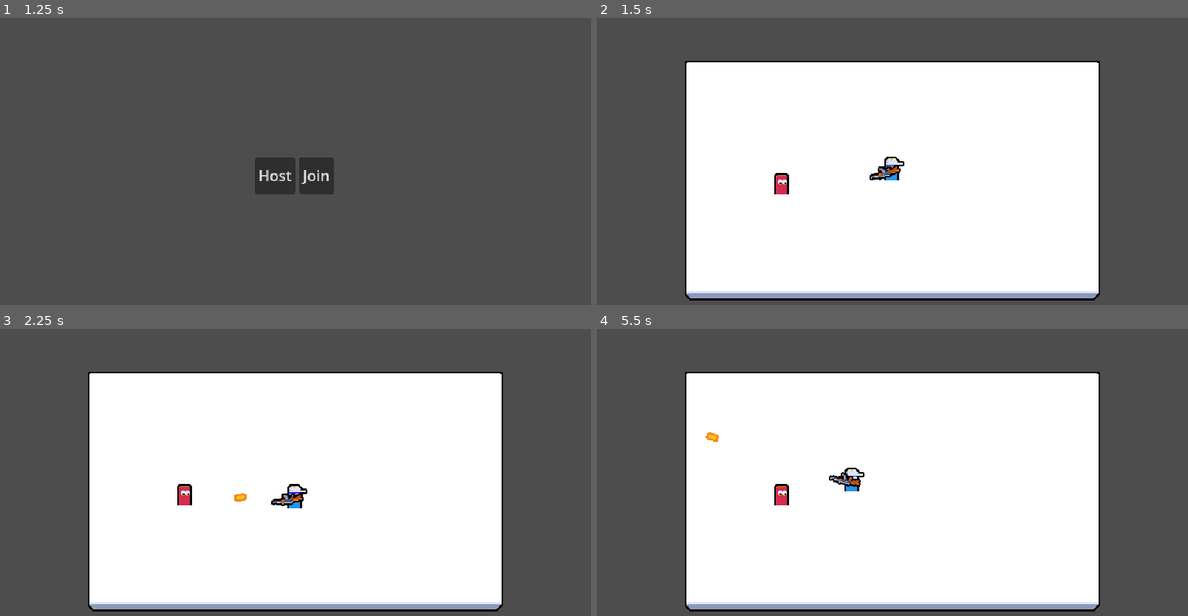
Above: before the commit, frames 1-4 (two rows, left to right).
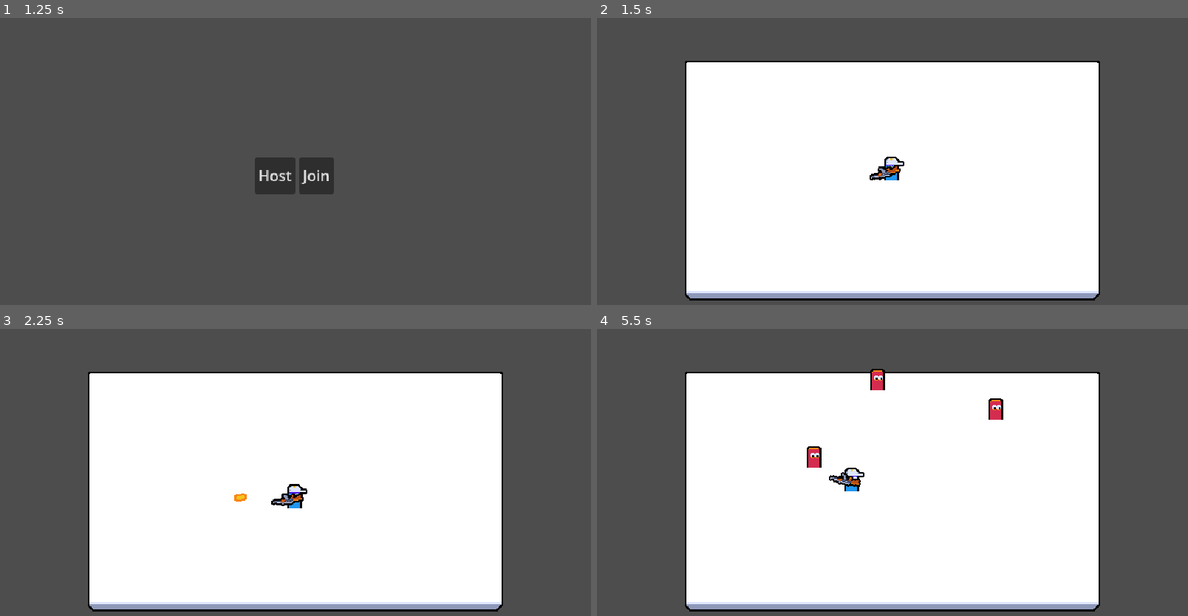
Above: after the commit, the same moments.

Repository: smarshallprice/hazmat-heroes
Game: Godot game, scene res://ui/main_menu/main_menu.tscn
Two runs of this game, one before a commit and one after it. Both use one fixed random seed, a clock stepped at 60 frames per second and the inputs below.
Inputs (mouse positions are in pixels of both pictures, inside the frame that each line leads up to):
- Up to frame 1 (1.25 s): tap Enter at 0.5 s; move the mouse to (425, 158) at 0.52 s; press the mouse at (425, 158) at 0.53 s; hold D (move_right) from 0.53 s (still down)
- Up to frame 2 (1.5 s): release D (move_right) at 1.25 s; release the mouse at (1022, 158) at 1.25 s; click "Host" at 1.25 s
- Up to frame 3 (2.25 s): tap Space at 2 s; move the mouse to (177, 504) at 2.02 s; hold S (move_down) from 2.03 s (still down); click (177, 504) at 2.1 s
- Up to frame 4 (5.5 s): move the mouse to (951, 415) at 2.77 s; release S (move_down) at 2.78 s; press the mouse at (951, 415) at 2.78 s; hold D (move_right) 2.78-3.53 s; move the mouse to (862, 552) at 3.52 s; release the mouse at (862, 552) at 3.53 s; hold W (move_up) 3.53-4.28 s; click (862, 552) at 3.6 s; move the mouse to (1069, 535) at 4.27 s; press the mouse at (1069, 535) at 4.28 s; hold A (move_left) from 4.28 s (still down); move the mouse to (715, 438) at 5.02 s; release the mouse at (715, 438) at 5.03 s; click (715, 438) at 5.1 s

Frame 1 is identical in both runs. In frame 2, 0.2% of the frame differs, in the area x 30-33%, y 53-62%; in frame 3, 0.2%; in frame 4, 0.8%, in the area x 18-69%, y 13-62%.

Commit message:
enemy spawning in random positions

Diff:
--- a/entities/enemy/enemy.gd
+++ b/entities/enemy/enemy.gd
@@ -3,7 +3,7 @@
 
 @onready var area_2d:Area2D = $Area2D
 
-var current_health:int = 5
+var current_health:int = 1
 
 func _ready() -> void:
     area_2d.area_entered.connect(_on_area_entered)
--- a/main.gd
+++ b/main.gd
@@ -1,7 +1,6 @@
 extends Node
 
 var player_scene:PackedScene = preload("uid://13coq8nj1c80")
-var enemey_scene:PackedScene = preload("uid://dlt0fcljhaf06")
 
 @onready var multiplayer_spawner: MultiplayerSpawner = $MultiplayerSpawner
 @onready var player_spawn_position:Marker2D = $PlayerSpawnPosition
@@ -21,11 +20,6 @@
      # peer tells server it is ready
     peer_ready.rpc_id(1)
 
-    if is_multiplayer_authority():
-        var enemey = enemey_scene.instantiate() as Enemy
-        enemey.global_position = Vector2(200,200)
-        add_child(enemey,true)
-
 
 
 #we need a way for clients to tell server it is ready id:iam on the main scene create my instance for me.
--- a/main.tscn
+++ b/main.tscn
@@ -2,6 +2,7 @@
 
 [ext_resource type="Script" uid="uid://7up820ovv22s" path="res://main.gd" id="1_ig7tw"]
 [ext_resource type="Texture2D" uid="uid://bklmk4tetyj0l" path="res://assets/arena.png" id="2_0xm2m"]
+[ext_resource type="PackedScene" uid="uid://bxliswkcsyyfv" path="res://manager/enemy_manager.tscn" id="2_h2yge"]
 
 [sub_resource type="RectangleShape2D" id="RectangleShape2D_12j5o"]
 size = Vector2(32, 300)
@@ -11,6 +12,10 @@
 
 [node name="Main" type="Node" unique_id=992897290]
 script = ExtResource("1_ig7tw")
+
+[node name="EnemyManager" parent="." unique_id=423964494 node_paths=PackedStringArray("enemy_spawn_root", "spawn_rect") instance=ExtResource("2_h2yge")]
+enemy_spawn_root = NodePath("..")
+spawn_rect = NodePath("../SpawnRect")
 
 [node name="MultiplayerSpawner" type="MultiplayerSpawner" parent="." unique_id=676528008]
 _spawnable_scenes = PackedStringArray("uid://bpomv1fpftth5", "uid://dlt0fcljhaf06")
@@ -25,7 +30,17 @@
 texture = ExtResource("2_0xm2m")
 metadata/_edit_lock_ = true
 
+[node name="SpawnRect" type="ReferenceRect" parent="." unique_id=1197337217]
+custom_minimum_size = Vector2(414, 216)
+offset_left = 113.0
+offset_top = 73.0
+offset_right = 527.0
+offset_bottom = 289.0
+mouse_filter = 2
+metadata/_edit_lock_ = true
+
 [node name="StaticBodies" type="Node2D" parent="." unique_id=947324102]
+visible = false
 
 [node name="StaticBody2D" type="StaticBody2D" parent="StaticBodies" unique_id=295045808]
 position = Vector2(79, 186)
--- /dev/null
+++ b/manager/enemy_manager.gd
@@ -0,0 +1,26 @@
+class_name EnemyManager
+extends Node
+
+@export var enemy_scene:PackedScene
+@export var enemy_spawn_root:Node
+@export var spawn_rect:ReferenceRect
+
+@onready var spawn_internval_timer:Timer = $SpawnIntervalTimer
+
+func _ready() -> void:
+    spawn_internval_timer.timeout.connect(_on_spawn_interval_timer_timeout)
+
+func _on_spawn_interval_timer_timeout() -> void:
+    if is_multiplayer_authority():
+        spawn_enemy()
+
+func spawn_enemy() -> void:
+    var enemy = enemy_scene.instantiate() as Enemy
+    enemy.global_position = get_random_spawn_position()
+    enemy_spawn_root.add_child(enemy, true)
+
+func get_random_spawn_position():
+    var x = randi_range(0, spawn_rect.size.x)
+    var y = randi_range(0, spawn_rect.size.y)
+
+    return spawn_rect.global_position + Vector2(x,y)
--- /dev/null
+++ b/manager/enemy_manager.tscn
@@ -0,0 +1,11 @@
+[gd_scene format=3 uid="uid://bxliswkcsyyfv"]
+
+[ext_resource type="Script" uid="uid://cwdidlvxps7bw" path="res://manager/enemy_manager.gd" id="1_fq440"]
+[ext_resource type="PackedScene" uid="uid://dlt0fcljhaf06" path="res://entities/enemy/enemy.tscn" id="2_46ilc"]
+
+[node name="EnemyManager" type="Node" unique_id=423964494]
+script = ExtResource("1_fq440")
+enemy_scene = ExtResource("2_46ilc")
+
+[node name="SpawnIntervalTimer" type="Timer" parent="." unique_id=1588555573]
+autostart = true
Not shown, added: manager/enemy_manager.gd.uid
